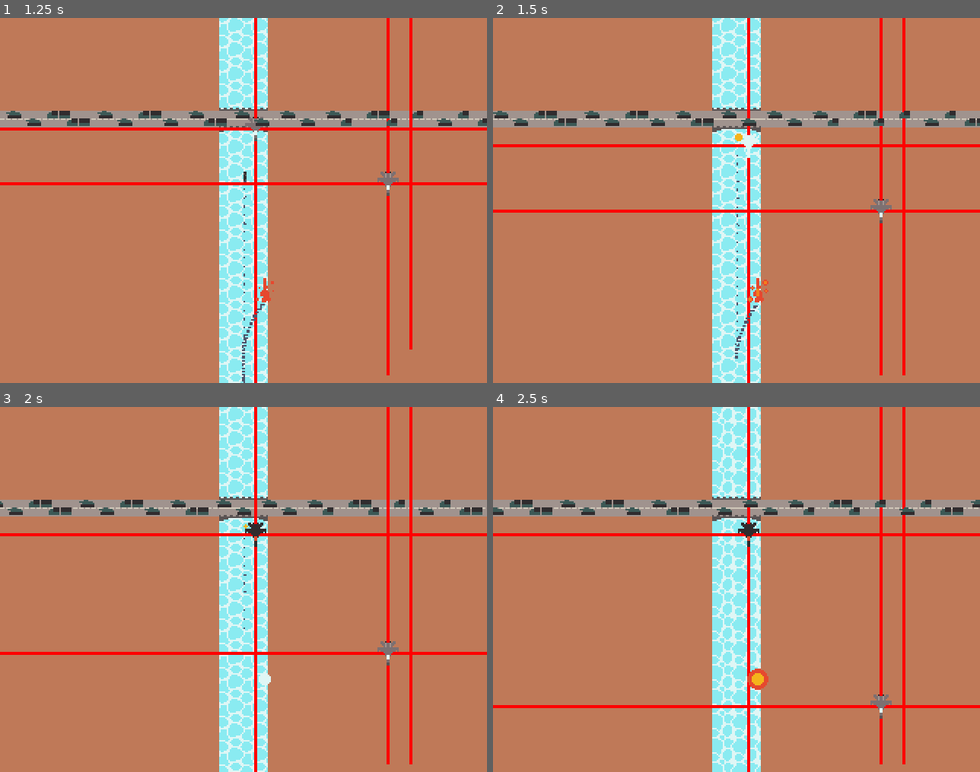
Above: before the commit, frames 1-4 (two rows, left to right).
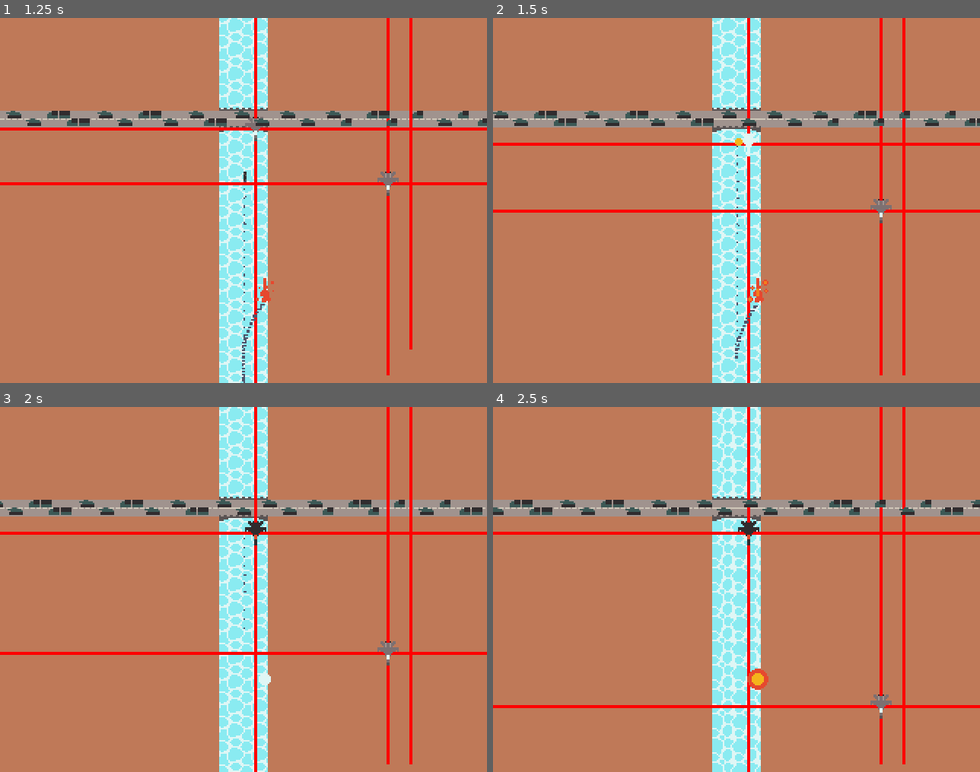
Above: after the commit, the same moments.

Repository: Vanawy/river-raid-godot
Game: Godot game, scene res://main.tscn
Same seed, same stepped clock (60 frames per second), same inputs: the game is played once before the commit and once after it.
Inputs:
- Up to frame 1 (1.25 s): hold D (move_right) from 0.53 s (still down); tap Space (player_fire) at 0.6 s
- Up to frame 2 (1.5 s): release D (move_right) at 1.28 s; hold S (move_down) from 1.28 s (still down); tap Space (player_fire) at 1.35 s
- Up to frame 3 (2 s): keep holding S (move_down)
- Up to frame 4 (2.5 s): release S (move_down) at 2.03 s; hold D (move_right) from 2.03 s (still down); tap Space (player_fire) at 2.1 s

Frame 1 is identical in both runs. In frame 2, 0.9% of the frame differs, in the area x 0-100%, y 31-39%; in frame 3, 0.9%; in frame 4, 0.9%.

Commit message:
Enemy jets fixed (pls)

Diff:
--- a/enemies/jet/enemy_jet.gd
+++ b/enemies/jet/enemy_jet.gd
@@ -19,23 +19,23 @@
 
 @onready var sprite : AnimatedSprite2D = $AnimatedSprite2D
 @onready var smoke_emitter : GPUParticles2D = $Smoke
-@onready var flares : GPUParticles2D = $Flares
+# @onready var flares : GPUParticles2D = $Flares
 
 
 var velocity = Vector2.ZERO
 
 var is_dead = false
 
-@export var _flares_count = 1
+# @export var _flares_count = 1
 
 func _ready():
 	var hitbox : Area2D = $Hitbox
 	hitbox.body_entered.connect(on_collision)
-	var countermeasures_area : Area2D = $CounterMeasuresArea
-	countermeasures_area.body_entered.connect(func(body: Node2D):
-		if body is EnemyRocket:
-			launch_flares(body)
-	)
+	# var countermeasures_area : Area2D = $CounterMeasuresArea
+	# countermeasures_area.body_entered.connect(func(body: Node2D):
+	# 	if body is EnemyRocket:
+	# 		launch_flares(body)
+	# )
 
 func on_collision(body : Node2D):
 	if body is Jet:
@@ -82,7 +82,7 @@
 	velocity = Vector2.ZERO
 	create_explosion()
 	$Smoke.emitting = false
-	($AnimatedSprite2D as AnimatedSprite2D).play("explosion")
+	sprite.play("explosion")
 	var hitbox = $Hitbox as Area2D
 	hitbox.body_entered.disconnect(on_collision)
 
@@ -92,17 +92,17 @@
 	preload("res://jet/explosion_right.tscn"),
 ]
 
-func launch_flares(rocket: Node2D):
-	if rocket.is_confused:
-		return
-	if _flares_count < 1:
-		print("no flares left")
-		return
-	flares.restart()
-	_flares_count -= 1
-	await get_tree().create_timer(0.1).timeout
-	if (is_instance_valid(rocket)):
-		rocket.confuse()
+# func launch_flares(rocket: Node2D):
+# 	if rocket.is_confused:
+# 		return
+# 	if _flares_count < 1:
+# 		print("no flares left")
+# 		return
+# 	flares.restart()
+# 	_flares_count -= 1
+# 	await get_tree().create_timer(0.1).timeout
+# 	if (is_instance_valid(rocket)):
+# 		rocket.confuse()
 
 func create_explosion():
 	pass
--- a/enemies/jet/enemy_jet.tscn
+++ b/enemies/jet/enemy_jet.tscn
@@ -1,99 +1,48 @@
-[gd_scene load_steps=12 format=3 uid="uid://cpjmtjobwq0q1"]
+[gd_scene load_steps=7 format=3 uid="uid://cm4eswitbf2k2"]
 
-[ext_resource type="Script" path="res://enemies/jet/enemy_jet.gd" id="1_23eag"]
-[ext_resource type="SpriteFrames" uid="uid://bqrdibuur6krd" path="res://enemies/jet/enemy_jet.tres" id="2_gqcn5"]
-[ext_resource type="Texture2D" uid="uid://b58yt6ks1uidw" path="res://smoke1x1.png" id="3_pnleh"]
-[ext_resource type="Texture2D" uid="uid://bxl32a122p23a" path="res://flare.png" id="4_omvwv"]
-[ext_resource type="Texture2D" uid="uid://cte82o442osiw" path="res://flare-trail.png" id="5_f46pc"]
+[ext_resource type="Script" path="res://enemies/jet/enemy_jet.gd" id="1_fs50c"]
+[ext_resource type="SpriteFrames" uid="uid://bqrdibuur6krd" path="res://enemies/jet/enemy_jet.tres" id="2_rvbno"]
+[ext_resource type="Texture2D" uid="uid://b58yt6ks1uidw" path="res://smoke1x1.png" id="3_gpgip"]
 
-[sub_resource type="ParticleProcessMaterial" id="ParticleProcessMaterial_25yc1"]
+[sub_resource type="CircleShape2D" id="CircleShape2D_f42g8"]
+radius = 7.0
+
+[sub_resource type="CircleShape2D" id="CircleShape2D_302lu"]
+radius = 5.0
+
+[sub_resource type="ParticleProcessMaterial" id="ParticleProcessMaterial_0m5p4"]
 particle_flag_disable_z = true
 emission_shape = 3
 emission_box_extents = Vector3(1, 0.3, 0)
 direction = Vector3(0, 1, 0)
 gravity = Vector3(0, 10, 0)
 
-[sub_resource type="ParticleProcessMaterial" id="ParticleProcessMaterial_6q6oa"]
-lifetime_randomness = 0.3
-particle_flag_disable_z = true
-inherit_velocity_ratio = 1.0
-direction = Vector3(0, 1, 0)
-spread = 180.0
-initial_velocity_min = 30.0
-initial_velocity_max = 30.0
-gravity = Vector3(0, 98, 0)
-sub_emitter_mode = 1
-sub_emitter_frequency = 100.0
-
-[sub_resource type="ParticleProcessMaterial" id="ParticleProcessMaterial_p308w"]
-particle_flag_disable_z = true
-emission_shape = 1
-emission_sphere_radius = 1.0
-gravity = Vector3(0, 0, 0)
-color = Color(0.839216, 0.839216, 0.839216, 1)
-
-[sub_resource type="CapsuleShape2D" id="CapsuleShape2D_ml3tu"]
-radius = 3.0
-height = 16.0
-
-[sub_resource type="RectangleShape2D" id="RectangleShape2D_hb738"]
-size = Vector2(42, 50)
-
-[sub_resource type="CircleShape2D" id="CircleShape2D_1q7eu"]
-radius = 5.0
-
 [node name="EnemyJet" type="AnimatableBody2D"]
 collision_layer = 2
-collision_mask = 768
-script = ExtResource("1_23eag")
+collision_mask = 512
+script = ExtResource("1_fs50c")
 
 [node name="AnimatedSprite2D" type="AnimatedSprite2D" parent="."]
-sprite_frames = ExtResource("2_gqcn5")
+sprite_frames = ExtResource("2_rvbno")
+frame = 2
+
+[node name="RocketsCollision" type="CollisionShape2D" parent="."]
+position = Vector2(0, 3)
+shape = SubResource("CircleShape2D_f42g8")
+
+[node name="Hitbox" type="Area2D" parent="."]
+collision_layer = 2
+collision_mask = 256
+
+[node name="PlayerCollision" type="CollisionShape2D" parent="Hitbox"]
+position = Vector2(0, 3)
+shape = SubResource("CircleShape2D_302lu")
+debug_color = Color(0.964706, 0, 0.494118, 0.419608)
 
 [node name="Smoke" type="GPUParticles2D" parent="."]
 z_index = -1
 position = Vector2(0, 7)
 amount = 400
-process_material = SubResource("ParticleProcessMaterial_25yc1")
-texture = ExtResource("3_pnleh")
+process_material = SubResource("ParticleProcessMaterial_0m5p4")
+texture = ExtResource("3_gpgip")
 visibility_rect = Rect2(-1, 0, 2, 2)
-
-[node name="Flares" type="GPUParticles2D" parent="."]
-z_index = -5
-position = Vector2(0, 4)
-emitting = false
-amount = 32
-sub_emitter = NodePath("../FlaresTrails")
-process_material = SubResource("ParticleProcessMaterial_6q6oa")
-texture = ExtResource("4_omvwv")
-lifetime = 5.0
-one_shot = true
-explosiveness = 0.95
-
-[node name="FlaresTrails" type="GPUParticles2D" parent="."]
-z_index = -7
-emitting = false
-amount = 300
-process_material = SubResource("ParticleProcessMaterial_p308w")
-texture = ExtResource("5_f46pc")
-lifetime = 0.4
-
-[node name="Hitbox" type="Area2D" parent="."]
-collision_layer = 2
-collision_mask = 768
-
-[node name="CollisionShape2D" type="CollisionShape2D" parent="Hitbox"]
-shape = SubResource("CapsuleShape2D_ml3tu")
-debug_color = Color(0, 0.647059, 0.262745, 0.419608)
-
-[node name="CounterMeasuresArea" type="Area2D" parent="."]
-collision_layer = 256
-collision_mask = 8
-
-[node name="CollisionShape2D" type="CollisionShape2D" parent="CounterMeasuresArea"]
-position = Vector2(0, 25)
-shape = SubResource("RectangleShape2D_hb738")
-
-[node name="CollisionShape2D" type="CollisionShape2D" parent="."]
-position = Vector2(0, 5)
-shape = SubResource("CircleShape2D_1q7eu")
